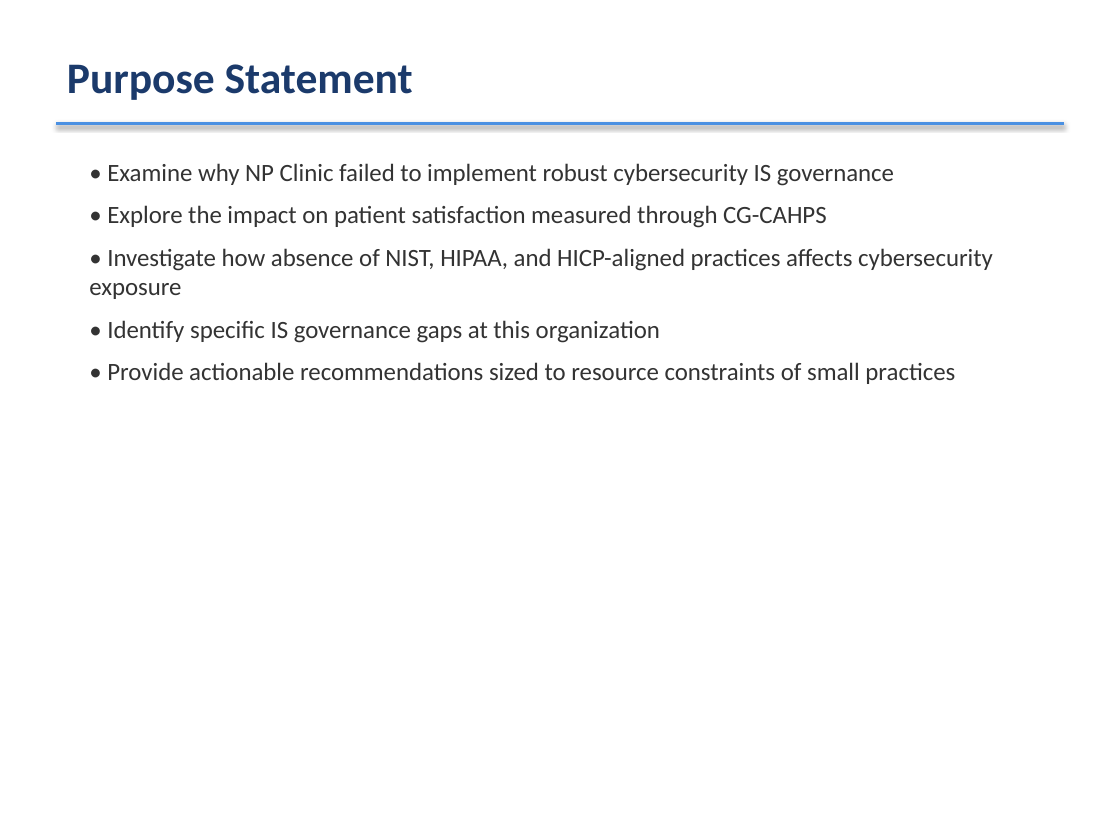
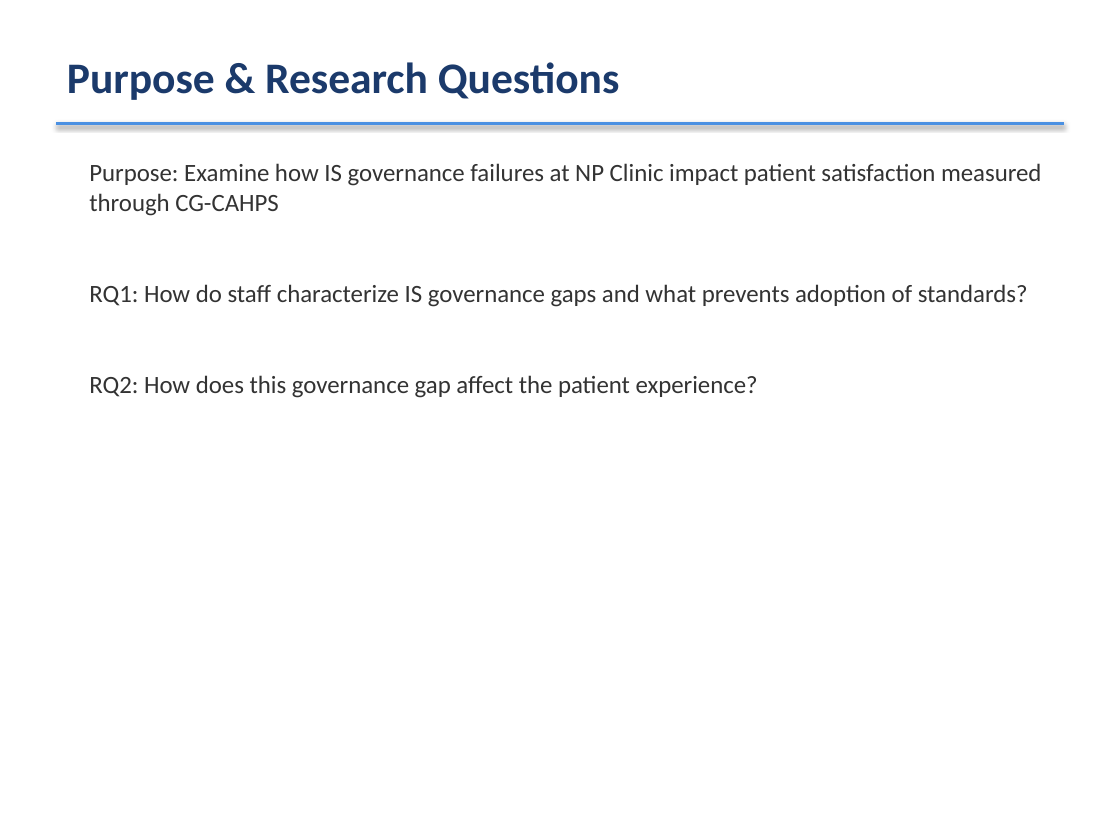
Before and after one commit to CyberNupe/CyberNupe, a slide deck: slide 3 of DRP_Defense_Presentation.pptx (slide 5 before the commit). Drawn at 1120x840 pixels with LibreOffice and Linux fonts; fonts in the diff are those of the drawing. Boxes give left, top, right and bottom in pixels: in the first picture for what was removed or moved away, otherwise in the second. Text is boxed around its words. In the diff, an @@ line names an element or a change of style, - is before the commit and + after.

```diff
--- a/DRP_Defense_Presentation.pptx
+++ b/DRP_Defense_Presentation.pptx
@@ text at (67, 62, 619, 100): text changed @@
-Purpose Statement
+Purpose & Research Questions
@@ text at (89, 163, 1041, 398): text changed @@
-• Examine why NP Clinic failed to implement robust cybersecurity IS governance
-• Explore the impact on patient satisfaction measured through CG-CAHPS
-• Investigate how absence of NIST, HIPAA, and HICP-aligned practices affects cybersecurity exposure
-• Identify specific IS governance gaps at this organization
-• Provide actionable recommendations sized to resource constraints of small practices
+Purpose: Examine how IS governance failures at NP Clinic impact patient satisfaction measured through CG-CAHPS
+RQ1: How do staff characterize IS governance gaps and what prevents adoption of standards?
+RQ2: How does this governance gap affect the patient experience?
```
Also in this commit, not shown: 16 other slides changed, 22 slides removed.
